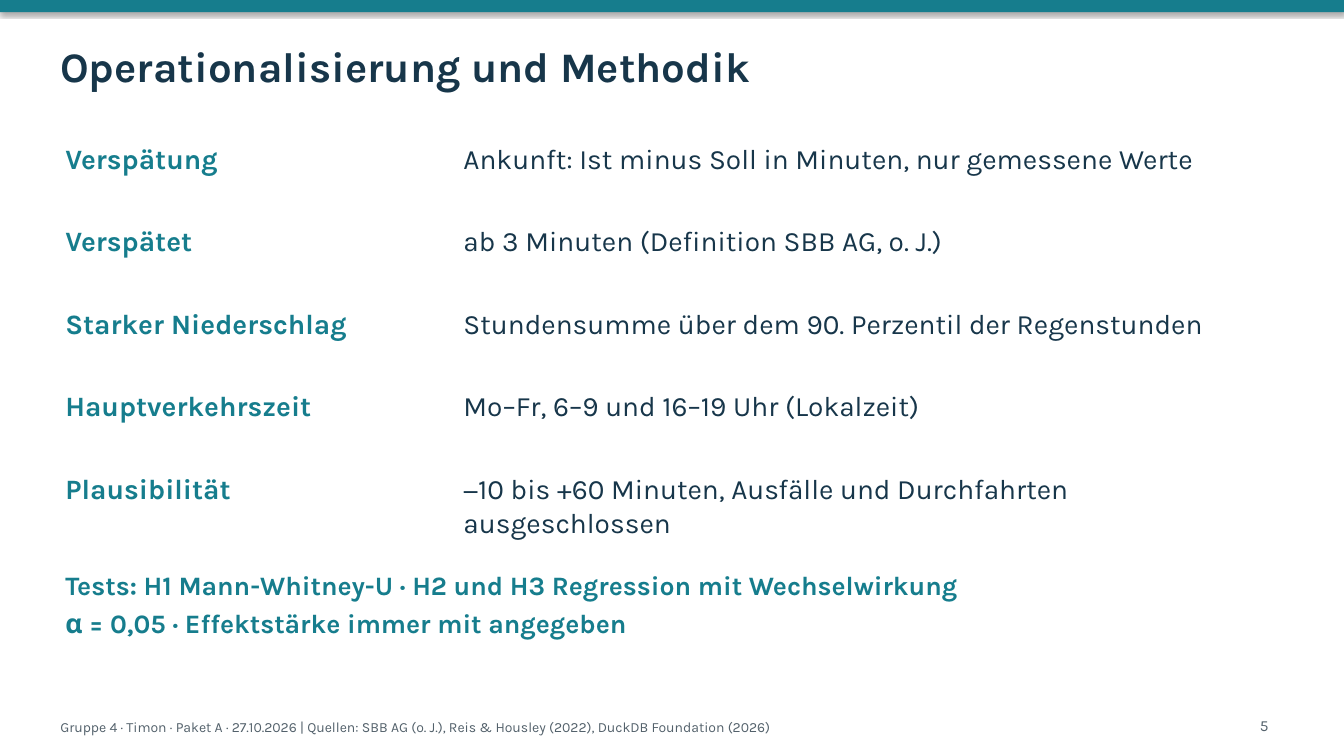
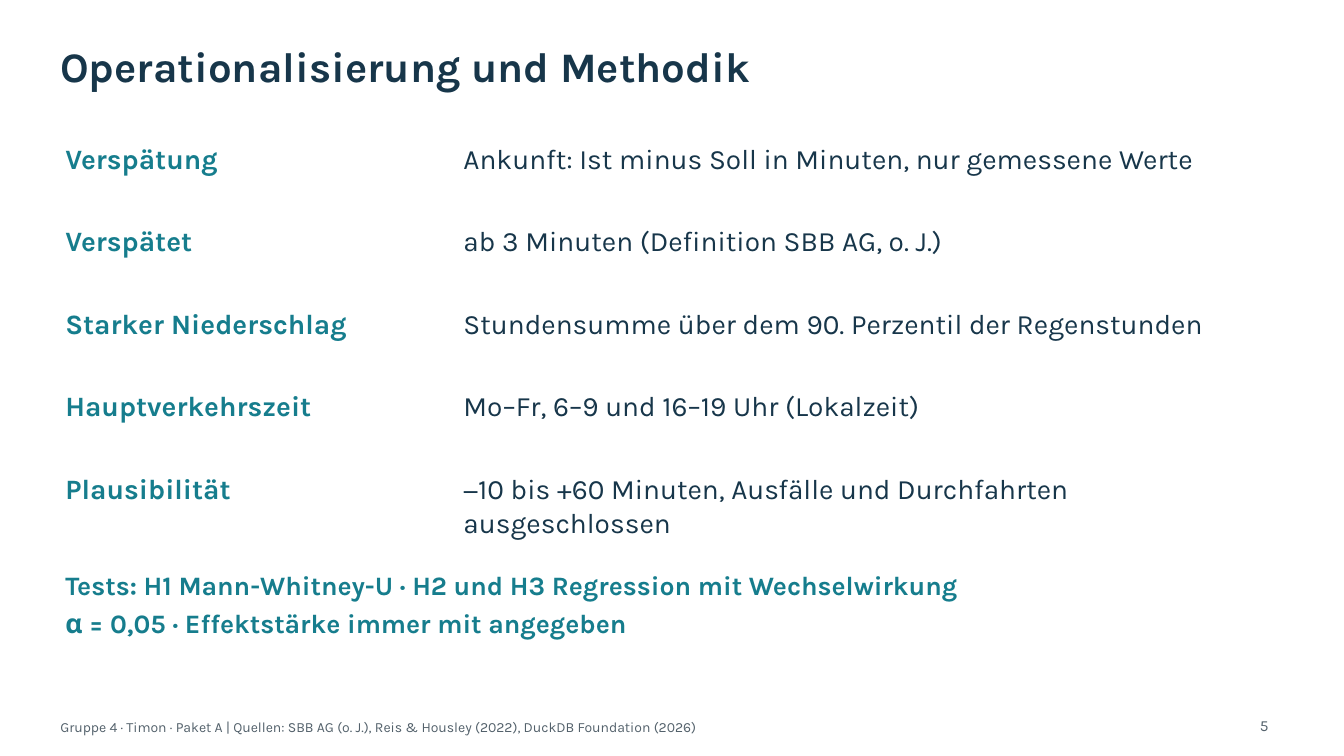
Before and after one commit to zeitmann/oev-wetter, a slide deck: slide 5 of docs/präsentation/praesentation_gruppe4_teil1.pptx. Drawn at 1344x756 pixels with LibreOffice and Linux fonts; fonts in the diff are those of the drawing; background and template pictures are left out. Boxes give left, top, right and bottom in pixels: in the first picture for what was removed or moved away, otherwise in the second. Text is boxed around its words. In the diff, an @@ line names an element or a change of style, - is before the commit and + after.

```diff
--- a/docs/präsentation/praesentation_gruppe4_teil1.pptx
+++ b/docs/präsentation/praesentation_gruppe4_teil1.pptx
@@ rectangle removed at [0,0,1344,12] @@
@@ text at [60,722,696,736]: text changed @@
-Gruppe 4 · Timon · Paket A · 27.10.2026 | Quellen: SBB AG (o. J.), Reis & Housley (2022), DuckDB Foundation (2026)
+Gruppe 4 · Timon · Paket A | Quellen: SBB AG (o. J.), Reis & Housley (2022), DuckDB Foundation (2026)
```
Also in this commit, not shown: 19 other slides changed, 2 slides removed, 15 other files.
